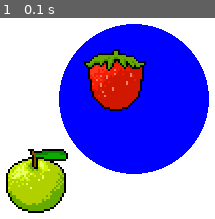
Above: before the commit, frame 1.
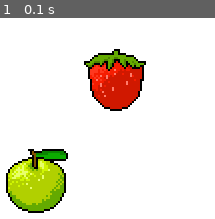
Above: after the commit, the same moment.

Repository: Joshkaki00/pygame-tutorial
Game: pygame game, started from game.py
The game is run twice, just before and just after one commit, with the same random seed, the same clock (stepped at 60 frames per second) and the same inputs.
Inputs:
- Up to frame 1 (0.1 s): no input

The runs differ from the first frame. In frame 1, 34% of the frame differs, in the area x 27-98%, y 2-78%.

Commit message:
updated pygame

Diff:
--- a/game.py
+++ b/game.py
@@ -33,9 +33,6 @@
   # Clear screen
   screen.fill((255, 255, 255))
 
-  # Draw a circle
-  pygame.draw.circle(screen, (0, 0, 255), (250, 250), 75)
-
   # Render game object
   apple.render(screen)
   strawberry.render(screen)
